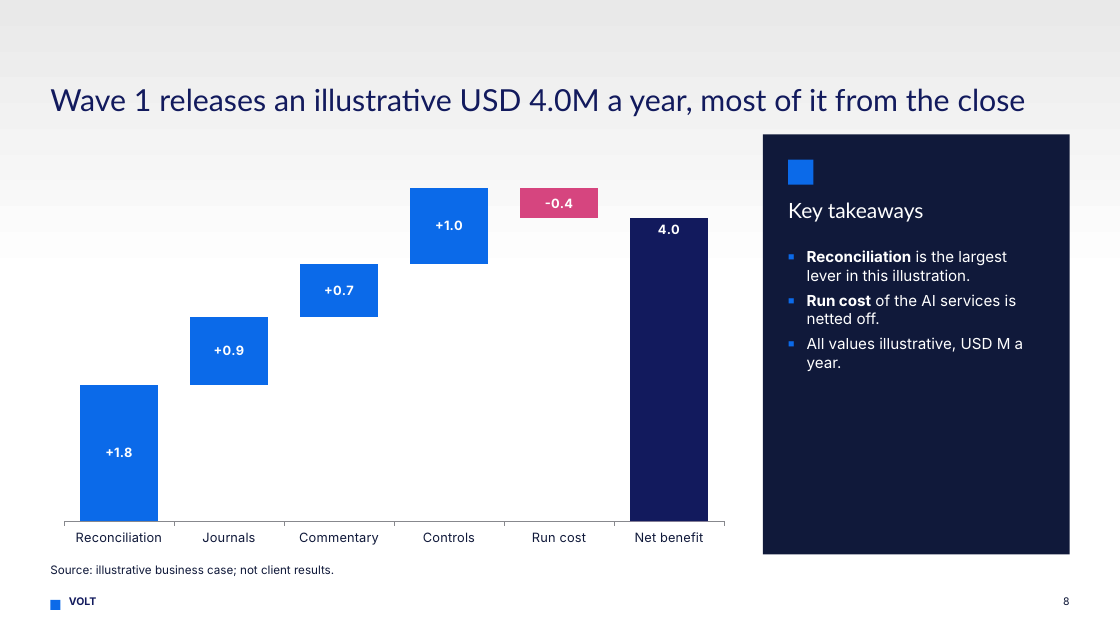
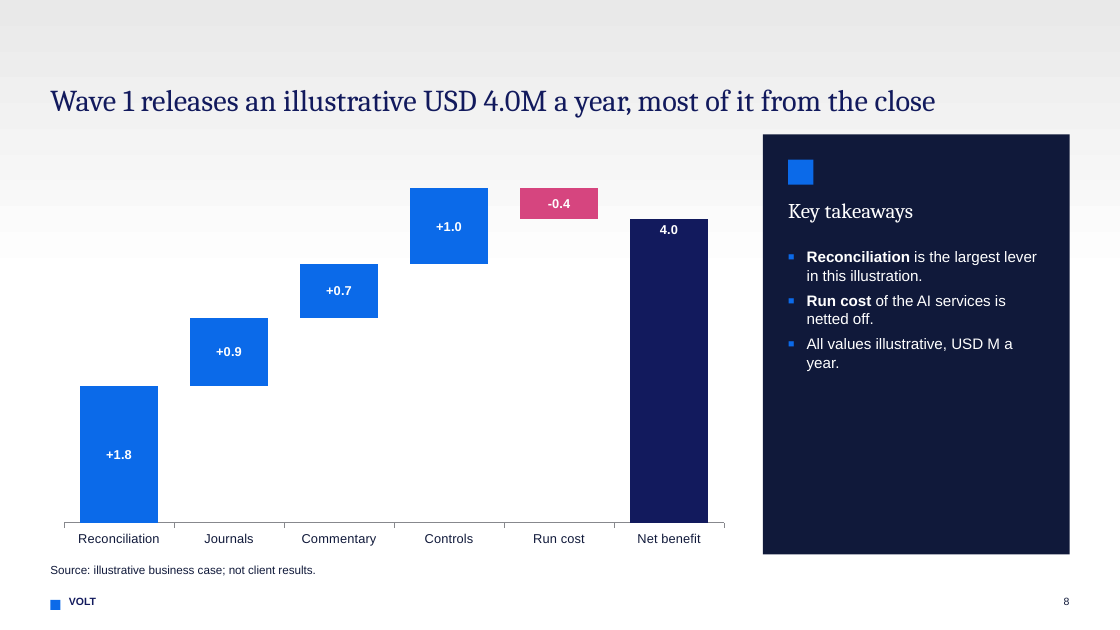
Before and after one commit to rshetty66/VOLT-Main, a slide deck: slide 8 of .claude/skills/consulting-ppt-template/examples/sample-deck.pptx. Drawn at 1120x630 pixels with LibreOffice and Linux fonts; fonts in the diff are those of the drawing. Boxes give left, top, right and bottom in pixels: in the first picture for what was removed or moved away, otherwise in the second. Text is boxed around its words. In the diff, an @@ line names an element or a change of style, - is before the commit and + after.

```diff
--- a/.claude/skills/consulting-ppt-template/examples/sample-deck.pptx
+++ b/.claude/skills/consulting-ppt-template/examples/sample-deck.pptx
@@ title "Wave 1 releases an illustrative ..." at [50, 89, 936, 118]: font Lato to Cambria @@
@@ column stacked chart at [50, 134, 738, 555] @@
@@ lettering changed @@
@@ text "Key takeaways" at [788, 203, 913, 223]: font Lato to Cambria @@
@@ font Inter to Arial in 3 elements at [807, 251, 1037, 371], [50, 565, 315, 576], [69, 597, 96, 605] @@
```
Also in this commit, not shown: 11 other slides changed, 9 other files.
